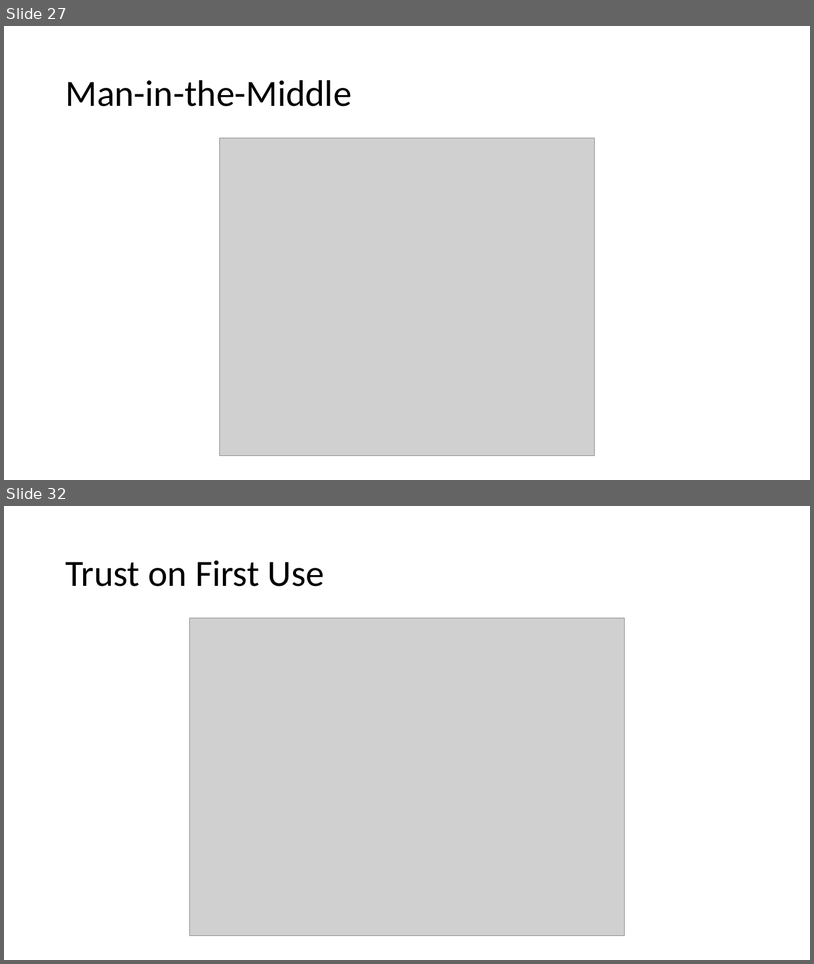
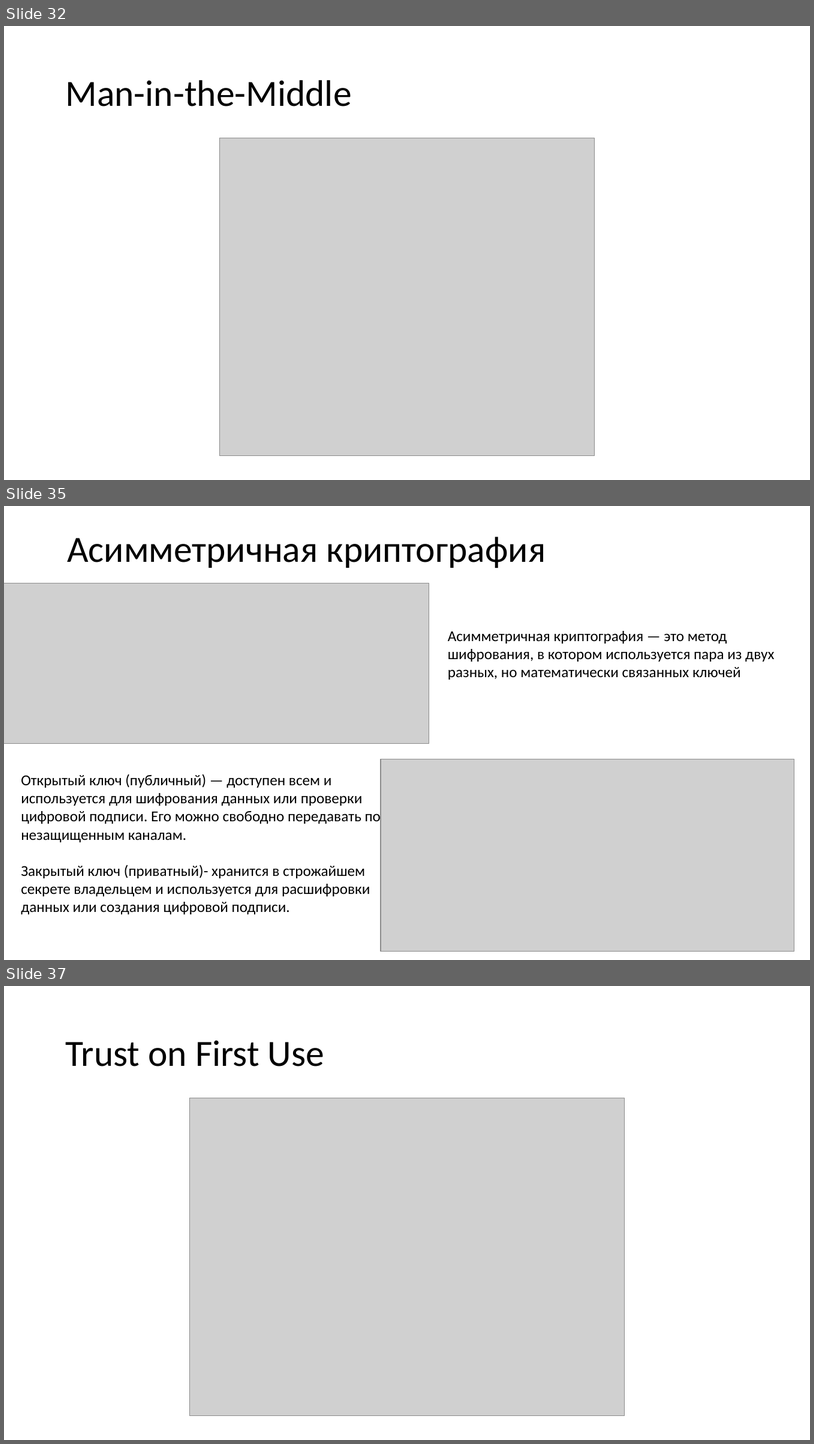
Before and after one commit to gas533/itn, a slide deck: 1.9 Application Layer/1.9 Application Layer.pptx. Shown one above the other, each under a label of ours: slides 27 and 32 before the commit, slides 32, 35 and 37 after it; the slides between them are not shown. The pictures are 814x964 and 814x1444 pixels, drawn with LibreOffice and Linux fonts; fonts in the diff are those of the drawing; grey boxes stand for pictures. Boxes give left, top, right and bottom in pixels: in the first picture for what was removed or moved away, otherwise in the second. Text is boxed around its words. In the diff, an @@ line names an element or a change of style, - is before the commit and + after.

```diff
--- a/1.9 Application Layer/1.9 Application Layer.pptx
+++ b/1.9 Application Layer/1.9 Application Layer.pptx
@@ slide 35 added at box(4, 506, 810, 960), background #FFFFFF @@
@@ title added at box(68, 537, 546, 568), 44 pt, text #000000 @@
+Асимметричная криптография
@@ picture added at box(4, 583, 429, 743) @@
@@ text added at box(448, 631, 774, 679), 18 pt, text #000000 @@
+Асимметричная криптография — это метод шифрования, в котором используется пара из двух разных, но математически связанных ключей
@@ text added at box(21, 774, 381, 914), 18 pt, text #000000 @@
+Открытый ключ (публичный) — доступен всем и используется для шифрования данных или проверки цифровой подписи. Его можно свободно передавать по незащищенным каналам.
+Закрытый ключ (приватный)- хранится в строжайшем секрете владельцем и используется для расшифровки данных или создания цифровой подписи.
@@ picture added at box(381, 759, 795, 951) @@
@@ what was slide 27 is now slide 32 @@
@@ what was slide 32 is now slide 37 @@
```
Also in this commit, not shown: 7 slides changed, 6 other slides added, 3 slides removed, 1 other file.
